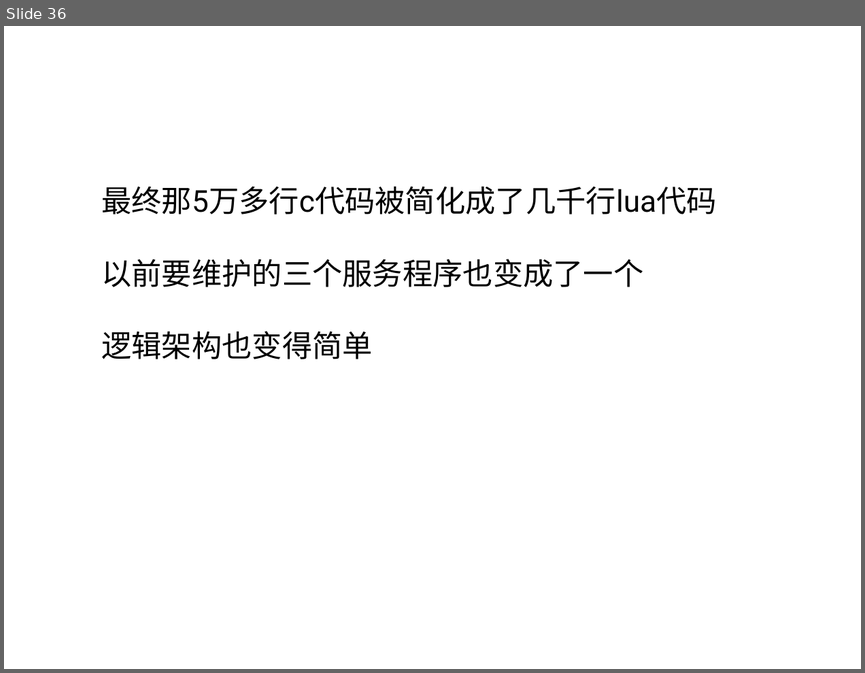
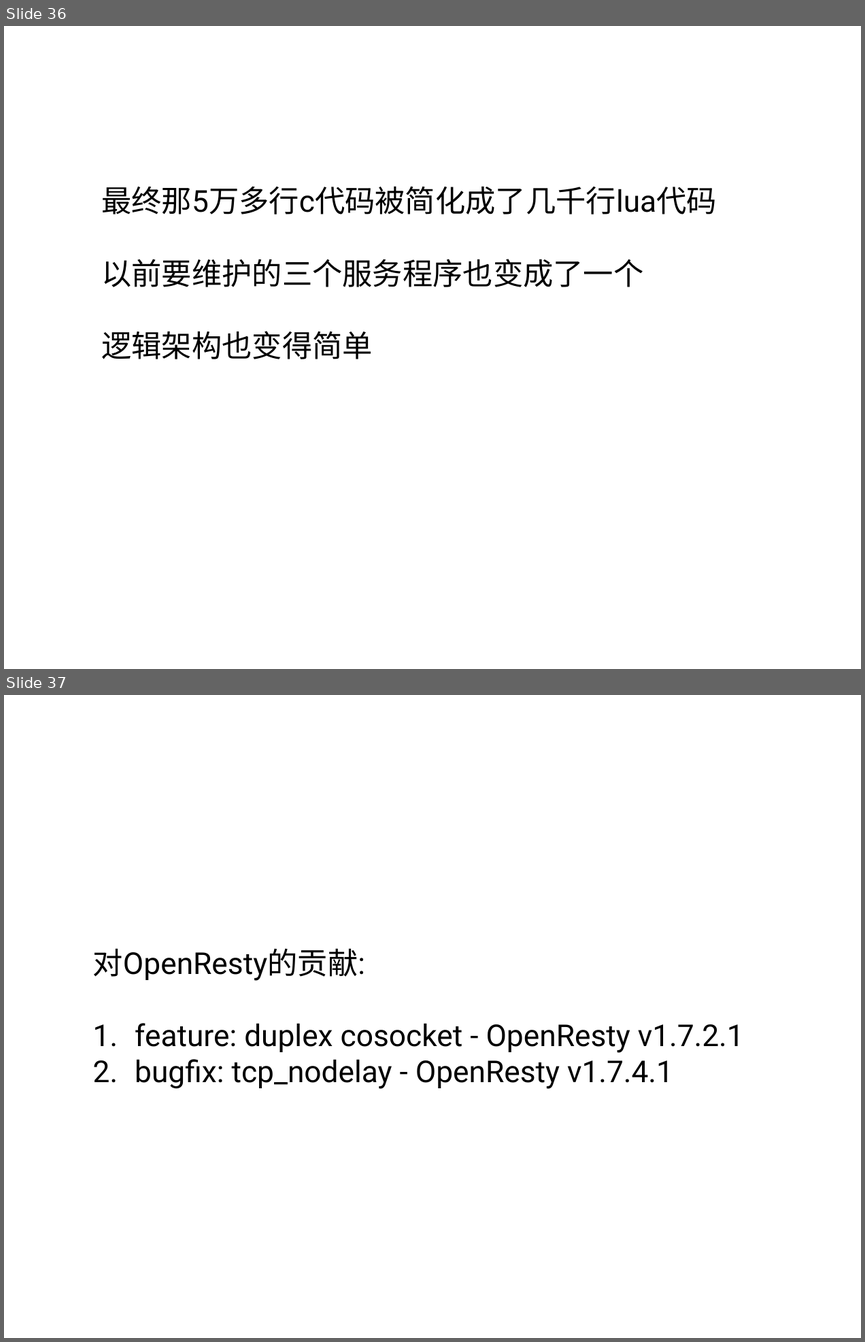
Before and after one commit to openresty-suzhou/meetup, a slide deck: 2016/03_OpenResty和实时计算密集型服务_By张顺/ppt/OpenRestyReal.pptx. Shown one above the other, each under a label of ours: slide 36 before the commit, slides 36 and 37 after it. The pictures are 865x673 and 865x1342 pixels, drawn with LibreOffice and Linux fonts; fonts in the diff are those of the drawing. Boxes give left, top, right and bottom in pixels: in the first picture for what was removed or moved away, otherwise in the second. Text is boxed around its words. In the diff, an @@ line names an element or a change of style, - is before the commit and + after.

Commit message:
add contribution

```diff
--- a/2016/03_OpenResty和实时计算密集型服务_By张顺/ppt/OpenRestyReal.pptx
+++ b/2016/03_OpenResty和实时计算密集型服务_By张顺/ppt/OpenRestyReal.pptx
@@ slide 37 added at (x1=4, y1=695, x2=861, y2=1338), background #FFFFFF @@
@@ text added at (x1=93, y1=948, x2=744, y2=1089), 36 pt, text #000000 @@
+对OpenResty的贡献:
+1. feature: duplex cosocket - OpenResty v1.7.2.1
+2. bugfix: tcp_nodelay - OpenResty v1.7.4.1
```
